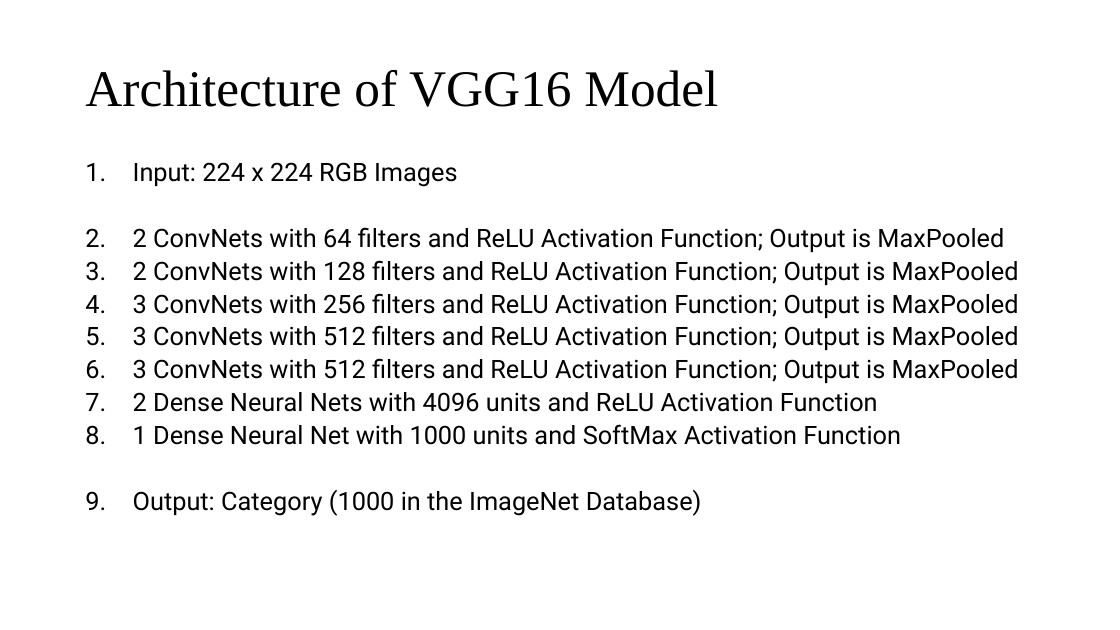
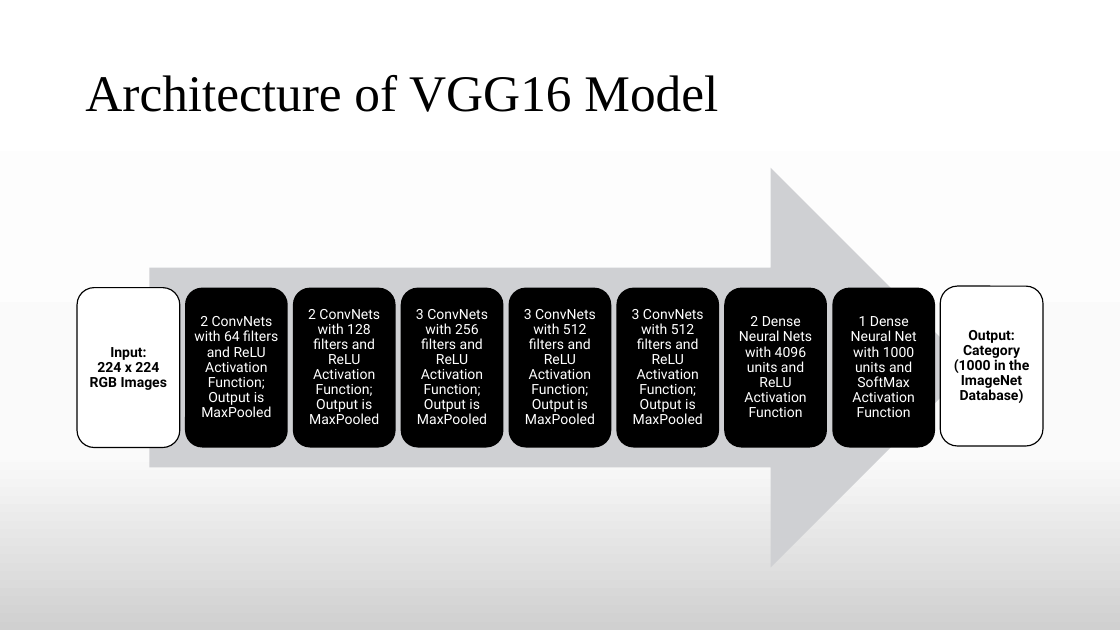
Before and after one commit to TheAnonymousMan/local-language-recognition-gcelt-class-2021, a slide deck: slide 13 of Documentation/4th Year Project Presentation.pptx (slide 11 before the commit). Drawn at 1120x630 pixels with LibreOffice and Linux fonts; fonts in the diff are those of the drawing. Boxes give left, top, right and bottom in pixels: in the first picture for what was removed or moved away, otherwise in the second. Text is boxed around its words. In the diff, an @@ line names an element or a change of style, - is before the commit and + after.

```diff
--- a/Documentation/4th Year Project Presentation.pptx
+++ b/Documentation/4th Year Project Presentation.pptx
@@ background #FFFFFF to gradient #FFFFFF to #FBFBFB to #D1D1D1 @@
@@ title "Architecture of VGG16 Model": place and size @@
-title "Architecture of VGG16 Model" at <box>85,70,718,107</box>
+title "Architecture of VGG16 Model" at <box>85,75,718,112</box>
@@ text removed at <box>133,162,1019,516</box> @@
-1. Input: 224 x 224 RGB Images
-2. 2 ConvNets with 64 filters and ReLU Activation Function; Output is MaxPooled
-3. 2 ConvNets with 128 filters and ReLU Activation Function; Output is MaxPooled
-4. 3 ConvNets with 256 filters and ReLU Activation Function; Output is MaxPooled
-5. 3 ConvNets with 512 filters and ReLU Activation Function; Output is MaxPooled
-6. 3 ConvNets with 512 filters and ReLU Activation Function; Output is MaxPooled
-7. 2 Dense Neural Nets with 4096 units and ReLU Activation Function
-8. 1 Dense Neural Net with 1000 units and SoftMax Activation Function
-9. Output: Category (1000 in the ImageNet Database)
@@ group added at <box>77,168,1043,568</box>: 9 rounded rectangles, 9 texts, 1 right arrow @@
+Input:
+224 x 224 RGB Images
+Output:
+Category (1000 in the ImageNet Database)
+2 ConvNets with 64 filters and ReLU Activation Function; Output is MaxPooled
+2 ConvNets with 128 filters and ReLU Activation Function; Output is MaxPooled
+3 ConvNets with 256 filters and ReLU Activation Function; Output is MaxPooled
+3 ConvNets with 512 filters and ReLU Activation Function; Output is MaxPooled
+3 ConvNets with 512 filters and ReLU Activation Function; Output is MaxPooled
+2 Dense Neural Nets with 4096 units and ReLU Activation Function
+1 Dense Neural Net with 1000 units and SoftMax Activation Function
```
Also in this commit, not shown: 12 other slides changed, 3 slides added, 2 slides removed, 4 other files.
